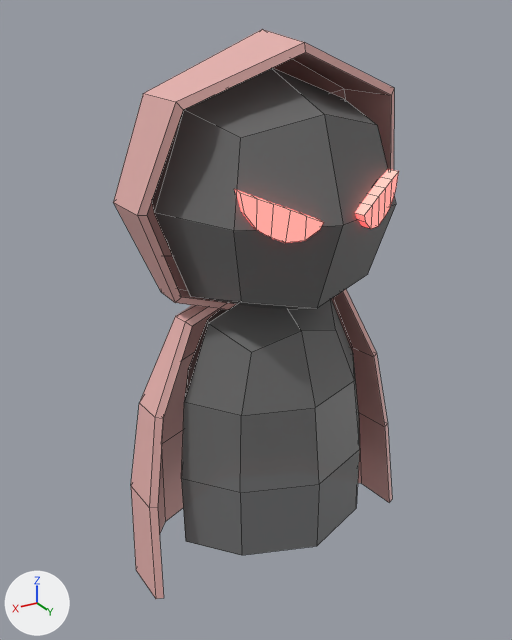
The FBX model Computer Virus Survivors/Assets/Models/Virus_Adware/Virus_Adware.fbx, before and after one commit.
Camera for both pictures: a 50 mm camera at (1.54, 2.33, 2.4) aimed at (0.04, -0.17, 1.15). The lights are fixed; the arrows at lower left show +X, +Y and +Z. Mesh edges are drawn as thin lines.

The first picture shows 'Hacker'.
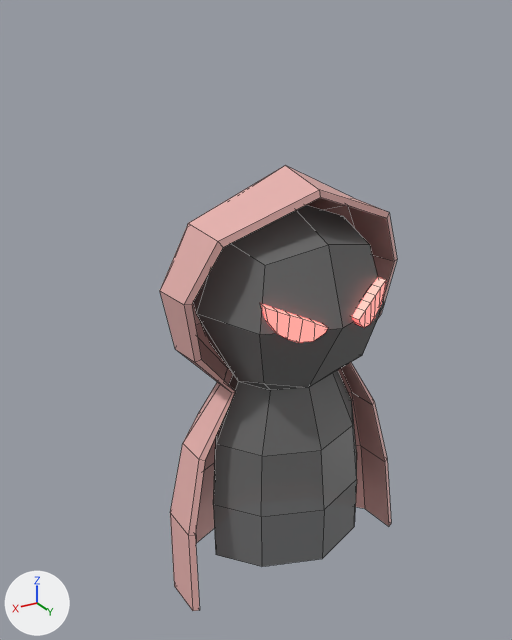
Where the change shows, as pixel boxes (x1, y1, x2, y2) in the pictures (512 x 640 px; the box of a moved part takes in the faces that stretch with it):
'Hacker', reshaped (17% narrower, 22% shorter)
    before: (113, 29, 399, 599)
    after: (160, 165, 397, 611)
part 1 of me_mesh, moved or reshaped
    before: (234, 189, 324, 243)
    after: (260, 303, 328, 343)
part 2 of me_mesh, moved or reshaped
    before: (355, 169, 399, 229)
    after: (352, 277, 386, 327)
part 3 of me_mesh, rebuilt (9% narrower, 44% taller)
    before: (131, 289, 392, 599)
    after: (160, 165, 397, 611)
part 4 of me_mesh, rebuilt (7% wider, 41% taller)
    before: (181, 299, 360, 555)
    after: (193, 205, 384, 567)
part 5 of me_mesh, deleted (pink)
    before: (113, 29, 394, 310)
part 6 of me_mesh, deleted
    before: (152, 68, 396, 310)

Patch to the scene script:
```diff
--- a/Computer Virus Survivors/Assets/Models/Virus_Adware/Virus_Adware.fbx.py
+++ b/Computer Virus Survivors/Assets/Models/Virus_Adware/Virus_Adware.fbx.py
@@ me_mesh @@
 # used by ob_hacker; location = (0.0, 0.0, 0.0)
-me_mesh.from_pydata(...)  # 213 vertices, 202 faces; spans x -0.67..0.69, y -0.74..0.38, z 0.01..2.35
+me_mesh.from_pydata(...)  # 203 vertices, 196 faces; spans x -0.55..0.57, y -0.48..0.41, z -0.01..1.86
+# me_mesh part 1: the loose piece of 24 vertices spanning x 0.09..0.36, y 0.2..0.38, z 1.66..1.84 is scaled about its middle by 0.806, then moved by (-0.04, 0.04, -0.4)
+# me_mesh part 2: the loose piece of 24 vertices spanning x -0.34..-0.07, y 0.2..0.38, z 1.66..1.84 is scaled about its middle by 0.806, then moved by (0.04, 0.04, -0.4)
+# me_mesh part 3: the loose piece of 58 vertices spanning x -0.67..0.69, y -0.67..0.06, z 0.01..1.39 is rebuilt with 102 vertices and now spans x -0.55..0.57, y -0.48..0.23, z -0.01..1.86
+# me_mesh part 4: the loose piece of 33 vertices spanning x -0.48..0.5, y -0.49..0.3, z 0.21..1.34 is rebuilt with 53 vertices and now spans x -0.4..0.42, y -0.41..0.41, z 0.17..1.73
+# me_mesh part 5: the loose piece of 48 vertices spanning x -0.59..0.62, y -0.74..0.12, z 1.18..2.35 is deleted
+# me_mesh part 6: the loose piece of 26 vertices spanning x -0.49..0.52, y -0.63..0.38, z 1.2..2.22 is deleted
 me_mesh.materials.append(mat_emission)
```
